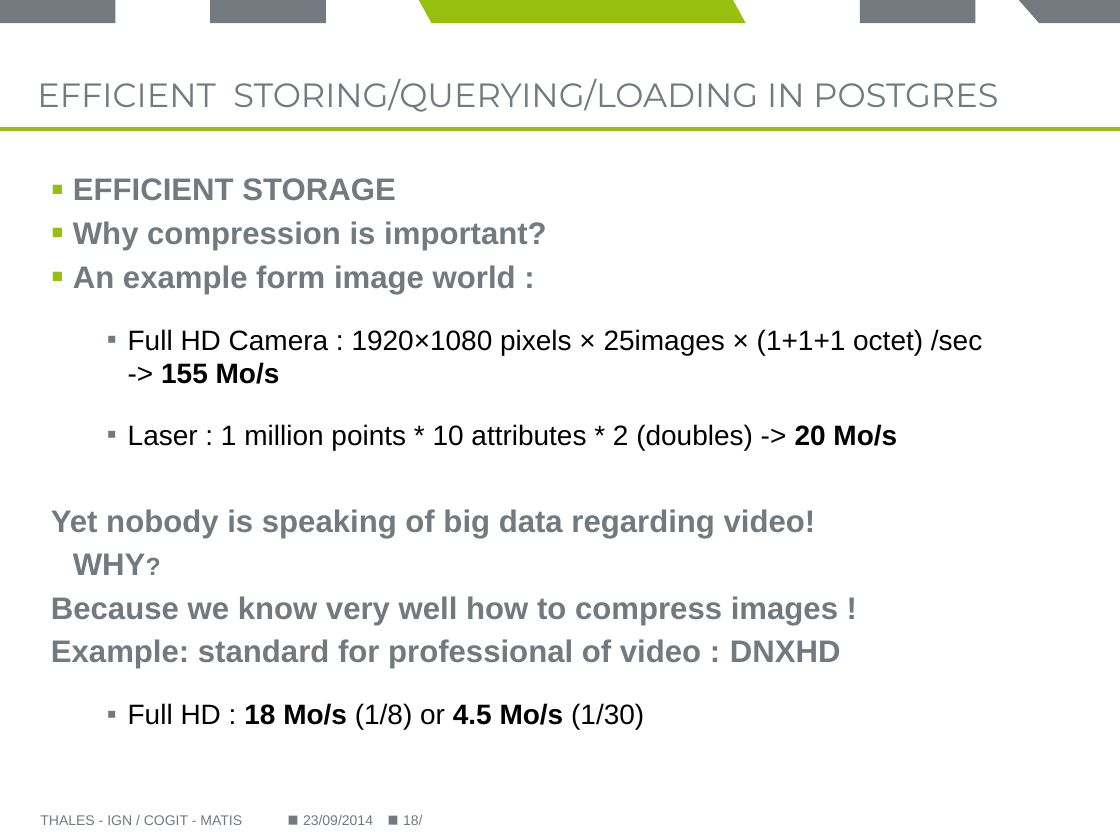
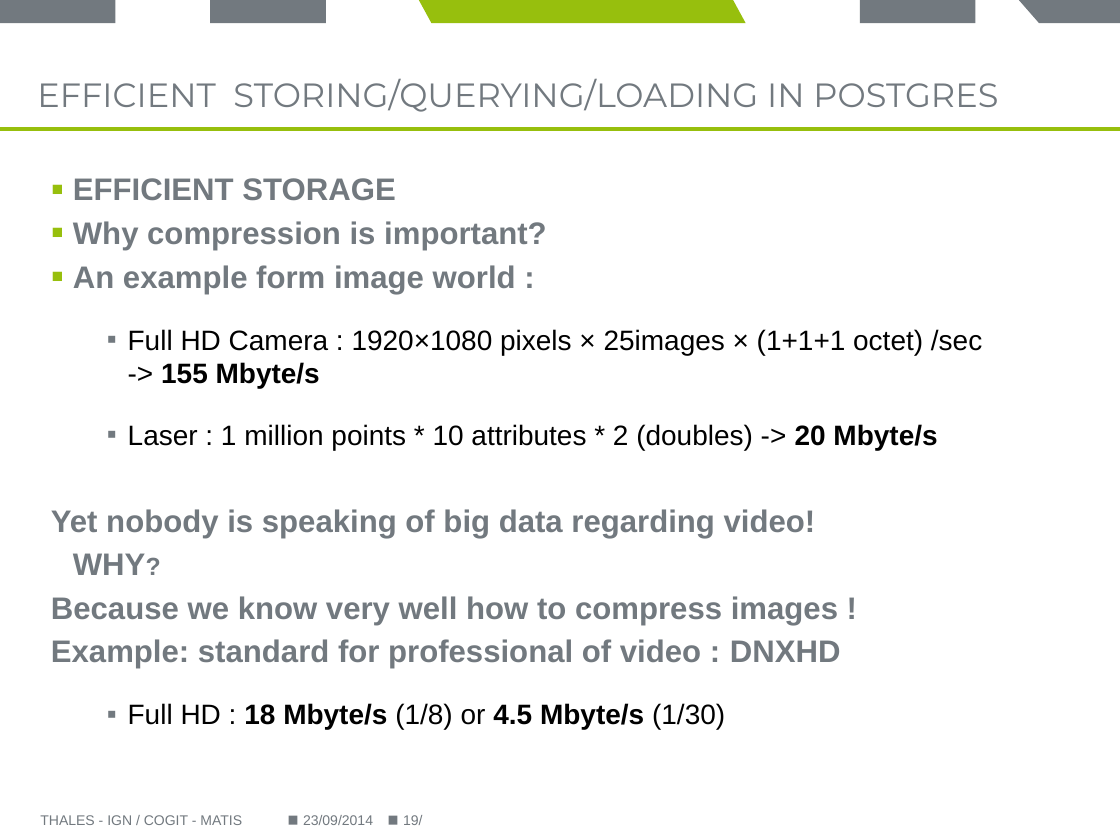
Before and after one commit to Remi-C/Postgres_Day_2014_10_RemiC, a slide deck: slide 19 of presentation/presentation_RCura.pptx (slide 18 before the commit). Drawn at 1120x840 pixels with LibreOffice and Linux fonts; fonts in the diff are those of the drawing; background and template pictures are left out. Boxes give left, top, right and bottom in pixels: in the first picture for what was removed or moved away, otherwise in the second. Text is boxed around its words. In the diff, an @@ line names an element or a change of style, - is before the commit and + after.

```diff
--- a/presentation/presentation_RCura.pptx
+++ b/presentation/presentation_RCura.pptx
@@ text at box(128, 329, 982, 450): text changed @@
-  ▪ Full HD Camera : 1920×1080 pixels × 25images × (1+1+1 octet) /sec
-    -> 155 Mo/s
-  ▪ Laser : 1 million points * 10 attributes * 2 (doubles) -> 20 Mo/s
+  ▪ Full HD Camera : 1920×1080 pixels × 25images × (1+1+1 octet) /sec
+    -> 155 Mbyte/s
+  ▪ Laser : 1 million points * 10 attributes * 2 (doubles) -> 20 Mbyte/s
@@ text at box(128, 703, 725, 730): text changed @@
-  ▪ Full HD : 18 Mo/s (1/8) or 4.5 Mo/s (1/30)
+  ▪ Full HD : 18 Mbyte/s (1/8) or 4.5 Mbyte/s (1/30)
```
Also in this commit, not shown: 7 other slides changed, 2 slides added.
